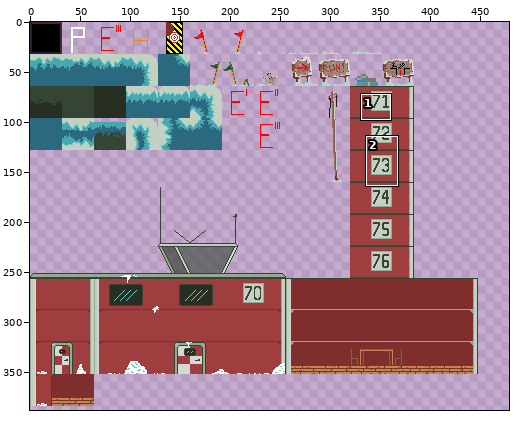
One commit to this sprite sheet: core/assets/spritesheet/spritesheet.png. Above: a wide view before the commit, with the close-up outlined.
Close-up. Before:
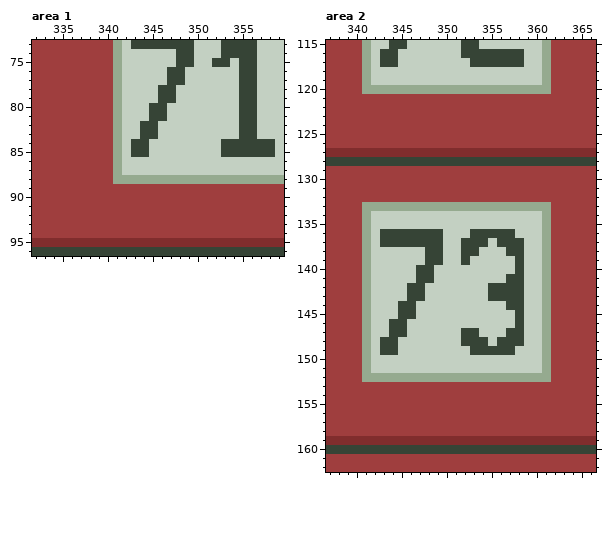
The file is 512x512 pixels. Colours within 5 levels of each other are drawn and written as one. Shown: area 1: x 332..359, y 73..96; area 2: x 337..366, y 115..162. The wide view leaves out empty margins. The commit also changed other parts of the picture, which this record leaves out.
New version:
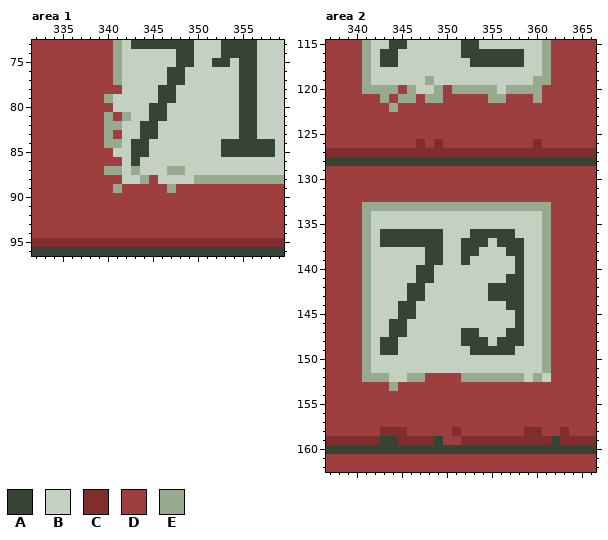
Palette (. is transparent): A #364436  B #c3d0c2  C #802d2d  D #9f3e3e  E #95aa8f
Difference:
Area 1:
The author changed colour B to colour A in row 86 at x 343.
The author changed colour E to colour B in rows 79 to 80 at x 341; in row 85 at x 341; in row 88 at x 342 to 343 and 346 to 349.
The author changed colour E to colour D in row 78 at x 341; in row 81 at x 341; in row 83 at x 341; in row 86 at x 341; in row 88 at x 341 and 345.
The author changed colour B to colour E in row 81 at x 342; in row 87 at x 343 and 347 to 348.
The author changed colour D to colour E in row 79 at x 340; in rows 81 to 84 at x 340; in row 87 at x 340; in row 89 at x 341 and 347.
Area 2:
The author changed colour C to colour A in row 159 at x 343 to 344, 349 and 362.
The author changed colour E to colour B in row 120 at x 347 to 348 and 356; in row 152 at x 344 to 345, 359 and 361.
The author changed colour D to colour C in row 126 at x 347, 349 and 360; in row 158 at x 343 to 345, 351, 359 to 360 and 363.
The author changed colour C to colour D in row 159 at x 350 to 351.
The author changed colour E to colour D in row 120 at x 345, 350 and 361; in row 152 at x 348 to 351.
The author changed colour B to colour E in row 119 at x 348 and 360.
The author changed colour D to colour E in row 121 at x 343, 345 to 346, 348 to 349, 355 to 356 and 360; in row 122 at x 344; in row 153 at x 344.
Pixel boxes of the changes (left, top, right, bottom) in both close-ups:
changed: (104, 85, 194, 193)
changed: (380, 76, 452, 148)
changed: (488, 76, 551, 148)
changed: (389, 373, 461, 391)
changed: (524, 373, 551, 382)
changed: (380, 427, 407, 445)
changed: (434, 427, 461, 445)
changed: (524, 427, 569, 445)
